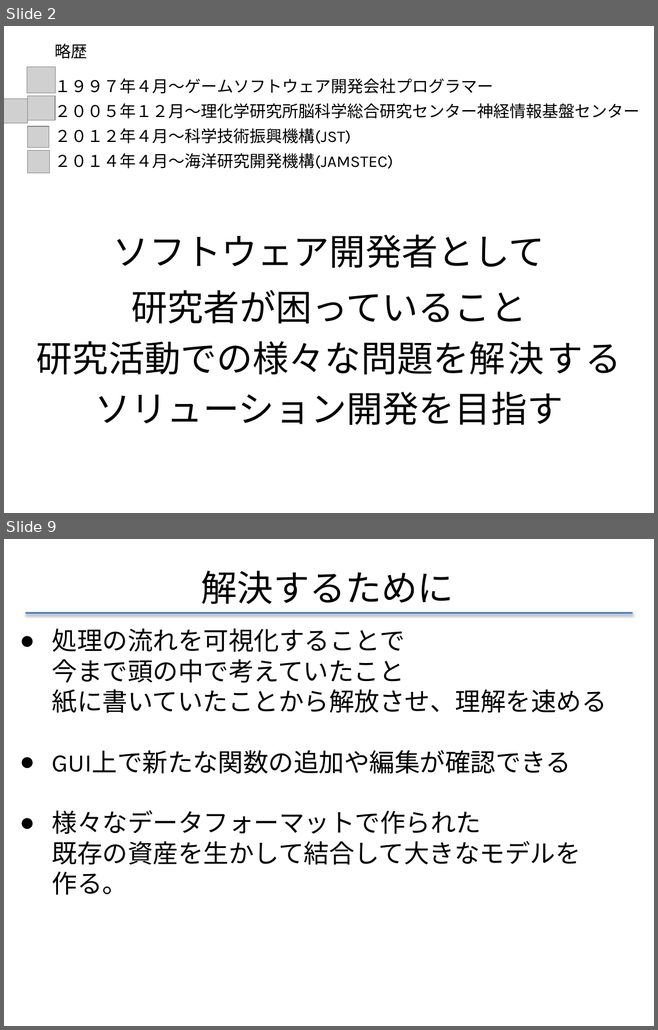
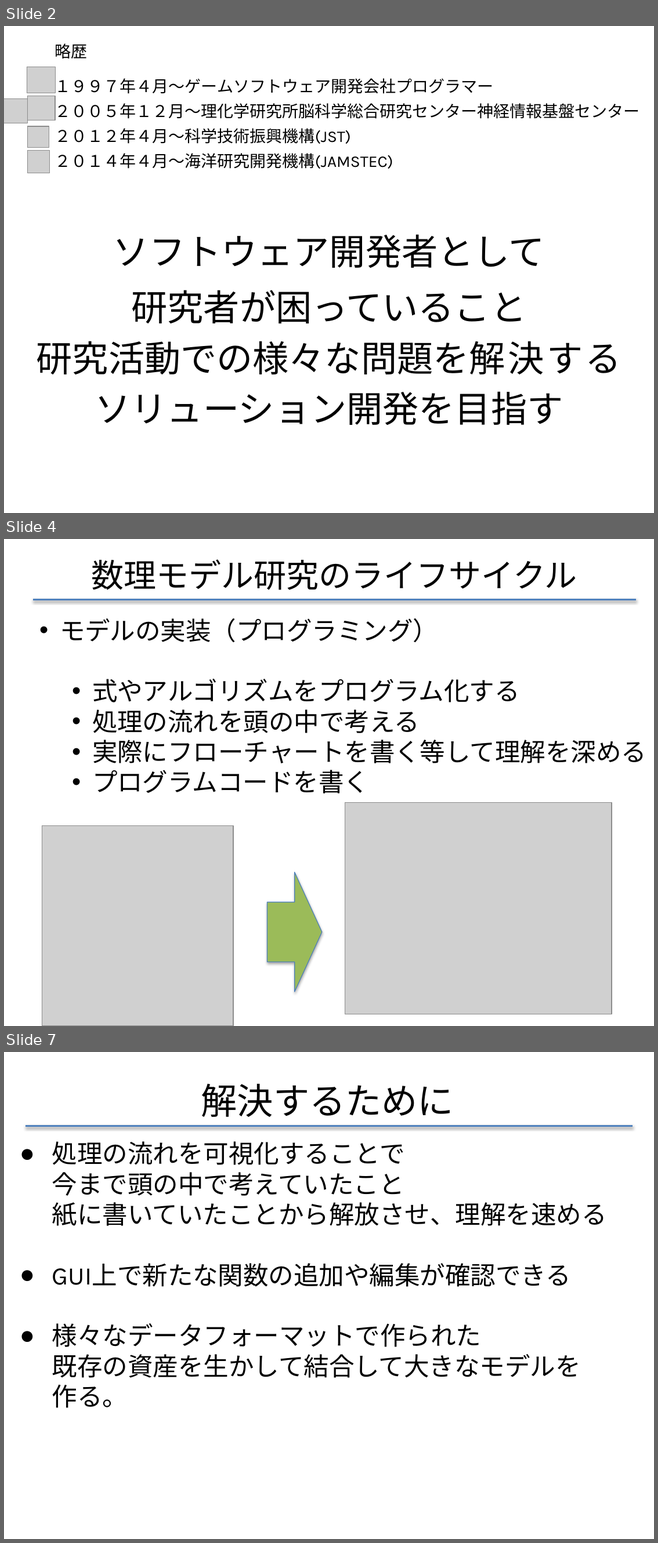
Before and after one commit to f-akazawa/akaz_uecdevelop, a slide deck: doc/中間発表資料.pptx. Shown one above the other, each under a label of ours: slides 2 and 9 before the commit, slides 2, 4 and 7 after it; the slides between them are not shown. The pictures are 658x1030 and 658x1543 pixels, drawn with LibreOffice and Linux fonts; fonts in the diff are those of the drawing; grey boxes stand for pictures. Boxes give left, top, right and bottom in pixels: in the first picture for what was removed or moved away, otherwise in the second. Text is boxed around its words. In the diff, an @@ line names an element or a change of style, - is before the commit and + after.

Commit message:
2回目の練習コメントを受けて修正
2回目は職場にて実施（増田GLに感謝）

```diff
--- a/doc/中間発表資料.pptx
+++ b/doc/中間発表資料.pptx
@@ slide 4 added at [4,539,654,1026], background #FFFFFF @@
@@ title added at [92,559,577,590], 36 pt, text #000000 @@
+数理モデル研究のライフサイクル
@@ line added from (33, 599) to (636, 599), #4F81BD 2 pt @@
@@ text added at [60,618,646,794], 28 pt, text #000000 @@
+• モデルの実装（プログラミング）
+  • 式やアルゴリズムをプログラム化する
+  • 処理の流れを頭の中で考える
+  • 実際にフローチャートを書く等して理解を深める
+  • プログラムコードを書く
@@ picture added at [345,803,611,1014] @@
@@ picture added at [42,826,233,1026] @@
@@ right arrow added at [267,873,322,992], fill #9BBB59, outline #4B7EBC 0.75 pt @@
@@ what was slide 9 is now slide 7 @@
```
Also in this commit, not shown: 6 slides changed, 2 other slides added.
